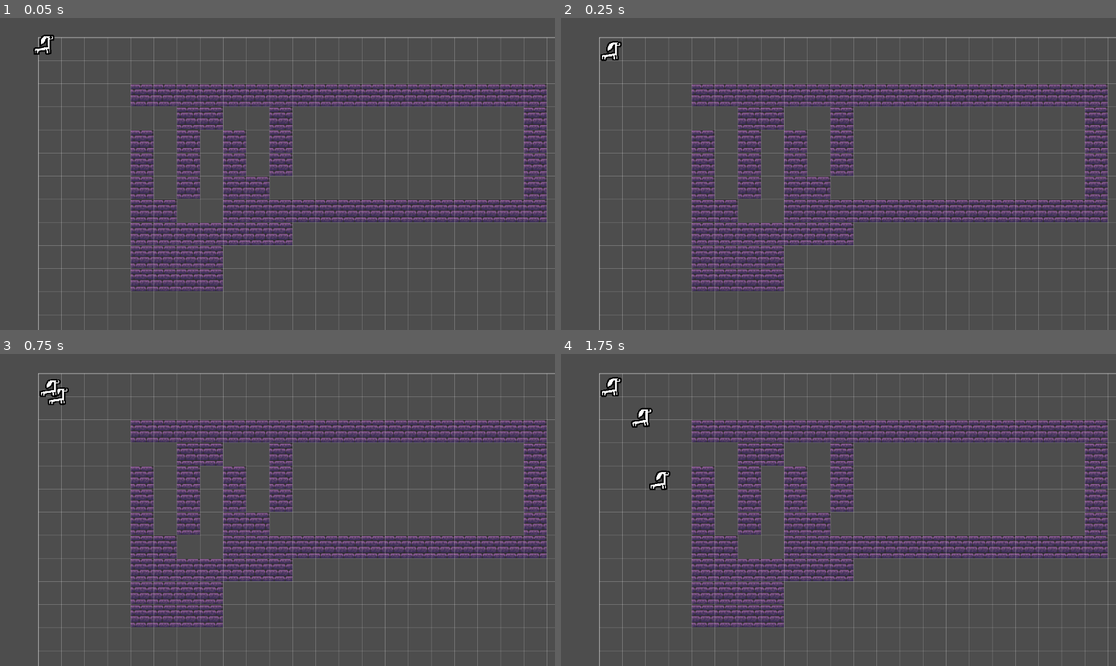
Above: before the commit, frames 1-4 (two rows, left to right).
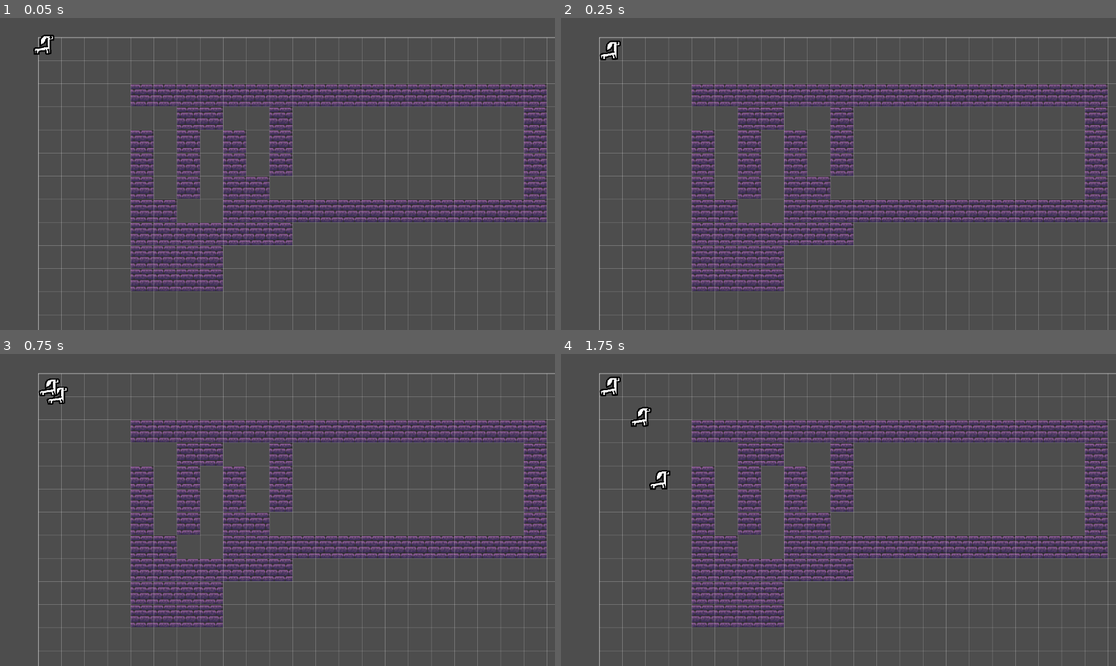
Above: after the commit, the same moments.

Repository: Blueflowerss/vpet-tempname
Game: Godot game, scene res://root.tscn
Same seed, same stepped clock (60 frames per second), same inputs: the game is played once before the commit and once after it.
Inputs (mouse positions are in pixels of both pictures, inside the frame that each line leads up to):
- Up to frame 1 (0.05 s): no input
- Up to frame 2 (0.25 s): no input
- Up to frame 3 (0.75 s): move the mouse to (399, 494) at 0.52 s; press the mouse at (399, 494) at 0.53 s
- Up to frame 4 (1.75 s): move the mouse to (727, 525) at 1.27 s; release the mouse at (727, 525) at 1.28 s; click (727, 525) at 1.35 s

Frame 1 is identical in both runs. In frame 2, 0.1% of the frame differs, in the area x 6-12%, y 7-14%; in frame 3, 0.2%; in frame 4, 0.3%, in the area x 6-20%, y 7-44%.

Commit message:
replace critter animation function with a built-in one

Diff:
--- a/critter.gd
+++ b/critter.gd
@@ -37,8 +37,7 @@
 	#position = lerp(position,Vector2((grid_position * 64) + Vector2i(32,32)),delta*3);
 	var next_position : Vector2 = Vector2((grid_position * 64) + Vector2i(32,32));
 	var distance_to_next_tile : float = next_position.distance_to(position);
-	if distance_to_next_tile > 5:
-		position += position.direction_to(next_position) * 8;
+	position = position.move_toward(next_position,8);
 func _process(delta: float) -> void:
 	#a kinda timer so the AI doesn't freak out
 	if act_timer < act_timer_length:
